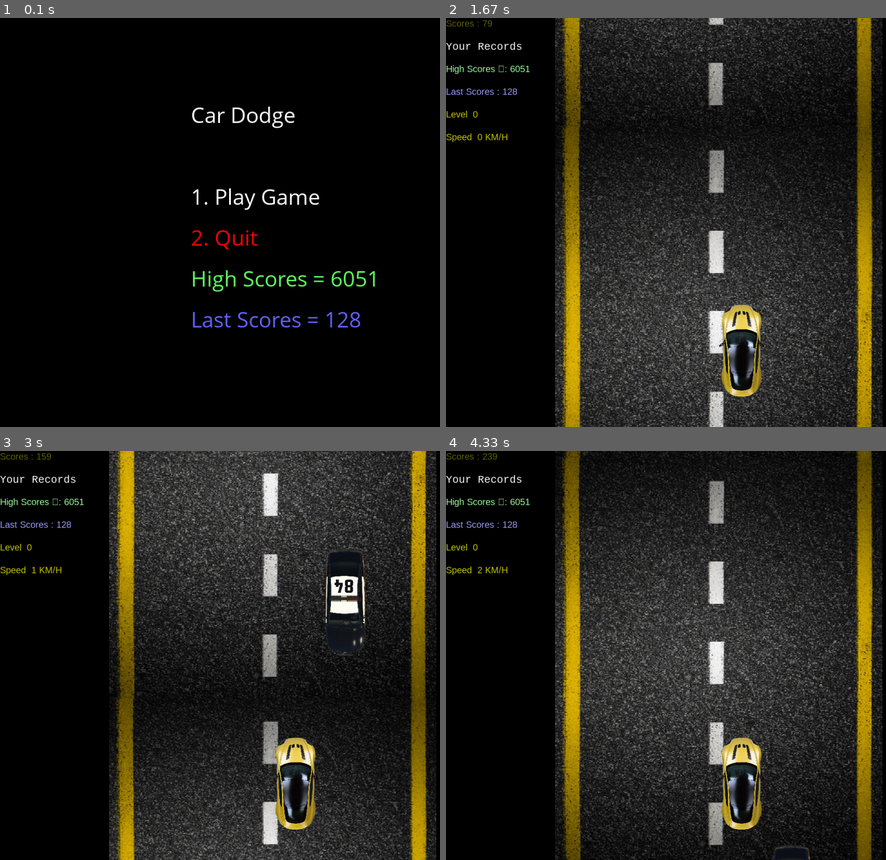
Above: before the commit, frames 1-4 (two rows, left to right).
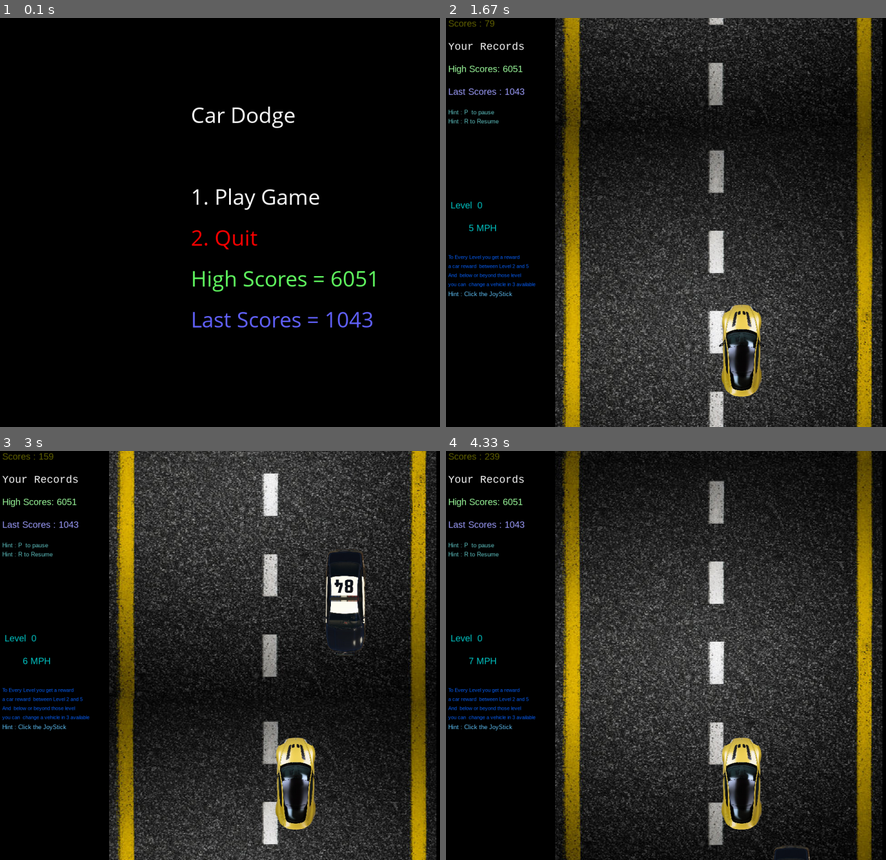
Above: after the commit, the same moments.

Repository: Exaucee-09/Road_Dash_2D_car_pygame
Game: pygame game, started from index.py
Two runs of this game, one before a commit and one after it. Both use one fixed random seed, a clock stepped at 60 frames per second and the inputs below.
Inputs:
- Up to frame 1 (0.1 s): no input
- Up to frame 2 (1.67 s): tap 1 at 0.33 s
- Up to frame 3 (3 s): no input
- Up to frame 4 (4.33 s): no input

The runs differ from the first frame. In frame 1, 0.2% of the frame differs, in the area x 76-85%, y 71-76%; in frame 2, 1.6%; in frame 3, 1.6%, in the area x 0-21%, y 0-69%; in frame 4, 1.6%.

Commit message:
new updates and hints

Diff:
--- a/history/scores.txt
+++ b/history/scores.txt
@@ -1,2 +1,2 @@
 highest_score = 6051
-last_score = 128
+last_score = 1043
--- a/index.py
+++ b/index.py
@@ -25,7 +25,7 @@
 road_2_path = os.path.join(os.getcwd(), 'img/dark-yellow2-road.png')
 
 backGround_img_path = os.path.join(os.getcwd(), 'img/')
-backGround_sound_path = os.path.join(os.getcwd(), 'sounds/gamemusic-6082.mp3')
+background_sound_path = os.path.join(os.getcwd(), 'sounds/gamemusic-6082.mp3')
 crash_sound_path = os.path.join(os.getcwd(), 'sounds/mixkit-truck-crash-with-explosion-1616.wav')
 new_level_sound_path = os.path.join(os.getcwd(), 'sounds/levelup.wav')
 game_sound_start = os.path.join(os.getcwd(), 'sounds/futuristic-logo-3-versions-149429.mp3')
@@ -150,6 +150,7 @@
         # audios
         self.game_menu_sound = pygame.mixer.Sound(game_sound_start)
         self.crash_sound = pygame.mixer.Sound(crash_sound_path)
+        self.background_sound = pygame.mixer.Sound(background_sound_path)
 
         # initializing the screen
         pygame.init()
@@ -159,6 +160,7 @@
 
     def menu(self):
         self.game_menu_sound.play()
+        self.background_sound.stop()
         l_high_score, last_score = read_scores()
         menu_font = pygame.font.SysFont("comicsansms", 50)
         menu_loop = True
@@ -215,12 +217,13 @@
         while True:
             self.__init__()
             self.menu()
-            pygame.mixer.music.load(backGround_sound_path)
-            pygame.mixer.music.play(-1)
+            self.background_sound.play()
             while not self.crashed:
                 for event in pygame.event.get():
                     if event.type == pygame.QUIT:
                         self.crashed = True
+                        self.background_sound.stop()
+                        save_scores(self.count, self.count)
                 arduino_data, switch = read_arduino_data()
                 keys = pygame.key.get_pressed()
                 if keys[pygame.K_p]:
@@ -280,7 +283,9 @@
 
     def change_vehicle(self):
         if self.count < 2000 or self.count > 5000:
-            if self.count % 3 == 0:
+            if self.count > 6000 and self.count % 2 ==0:
+                self.player_car, self.scaled_car_width, car_height = scale_car(player_car2_path)
+            elif self.count % 3 == 0:
                 self.player_car, self.scaled_car_width, car_height = scale_car(player_car1_path)
             elif self.count % 2 == 0:
                 self.player_car, self.scaled_car_width, car_height = scale_car(player_car7_path)
@@ -292,13 +297,13 @@
             self.player_car, self.scaled_car_width, car_height = scale_car(player_car6_path)
             self.enemy_car, self.enemy_car_width, self.enemy_car_height = scale_car(enemy_car4_path)
         elif self.count > 4000:
-            self.player_car, self.scaled_car_width, car_height = scale_car(player_car5_path)
-            self.enemy_car, self.enemy_car_width, self.enemy_car_height = scale_car(enemy_car3_path)
+            self.player_car, self.scaled_car_width, car_height = scale_car(player_car3_path)
+            self.enemy_car, self.enemy_car_width, self.enemy_car_height = scale_car(enemy_car2_path)
         elif self.count > 3000:
             self.player_car, self.scaled_car_width, car_height = scale_car(player_car4_path)
-            self.enemy_car, self.enemy_car_width, self.enemy_car_height = scale_car(enemy_car2_path)
+            self.enemy_car, self.enemy_car_width, self.enemy_car_height = scale_car(enemy_car3_path)
         elif self.count > 2000:
-            self.player_car, self.scaled_car_width, car_height = scale_car(player_car3_path)
+            self.player_car, self.scaled_car_width, car_height = scale_car(player_car5_path)
             self.enemy_car, self.enemy_car_width, self.enemy_car_height = scale_car(enemy_car1_path)
         elif self.count > 1000:
             self.bg_speed = 6
@@ -307,18 +312,34 @@
     def highscore_and_speed(self):
         font = pygame.font.SysFont("arial", 20)
         font2 = pygame.font.SysFont("lucidaconsole", 23)
+        font3 = pygame.font.SysFont("arial", 11)
+        font4 = pygame.font.SysFont("arial", 13)
         text = font.render("Scores : "+str(self.count), True, (100, 100, 0))
         text1 = font2.render("Your Records", True, (255, 255, 255))
-        text2 = font.render(f"High Scores \n: {self.h_scores}", True, (160, 255, 160))
+        text2 = font.render(f"High Scores: {self.h_scores}", True, (160, 255, 160))
         text3 = font.render(f"Last Scores : {self.l_scores}", True, (160, 160, 255))
-        self.gameDisplay.blit(text, (0, 0))
-        self.gameDisplay.blit(text1, (0, 50))
-        self.gameDisplay.blit(text2, (0, 100))
-        self.gameDisplay.blit(text3, (0, 150))
-        speed_text = font.render(f"Speed  {int(self.count/100)} KM/H ", True, (200, 200, 0))
-        menu_text = font.render(f"Level  {int(self.count/1000)} ", True, (200, 200, 0))
-        self.gameDisplay.blit(menu_text, (0, 200))
-        self.gameDisplay.blit(speed_text, (0, 250))
+        text4 = font4.render(f"Hint : P  to pause", True, (100, 200, 200))
+        text5 = font4.render(f"Hint : R to Resume ", True, (100, 200, 200))
+        text6 = font3.render(f"To Every Level you get a reward ", True, (10, 100, 255))
+        text7 = font3.render(f"a car reward  between Level 2 and 5 ", True, (10, 100, 255))
+        text8 = font3.render(f"And  below or beyond those level ", True, (10, 100, 255))
+        text9 = font3.render(f"you can  change a vehicle in 3 available", True, (10, 100, 255))
+        text10 = font4.render(f"Hint : Click the JoyStick ", True, (100, 200, 255))
+        self.gameDisplay.blit(text, (5, 0))
+        self.gameDisplay.blit(text1, (5, 50))
+        self.gameDisplay.blit(text2, (5, 100))
+        self.gameDisplay.blit(text3, (5, 150))
+        self.gameDisplay.blit(text4, (5, 200))
+        self.gameDisplay.blit(text5, (5, 220))
+        self.gameDisplay.blit(text6, (5, 520))
+        self.gameDisplay.blit(text7, (5, 540))
+        self.gameDisplay.blit(text8, (5, 560))
+        self.gameDisplay.blit(text9, (5, 580))
+        self.gameDisplay.blit(text10, (5, 600))
+        speed_text = font.render(f"{int((self.count/100) +5)} MPH ", True, (0, 200, 200))
+        menu_text = font.render(f"Level  {int(self.count/1000)} ", True, (0, 200, 200))
+        self.gameDisplay.blit(menu_text, (10, 400))
+        self.gameDisplay.blit(speed_text, (50, 450))
         if self.count in increase_speed:
             self.bg_speed += 1 + float(self.count / 1000.0)
             self.enemy_car_speed += 2 + float(self.count / 1000.0)
